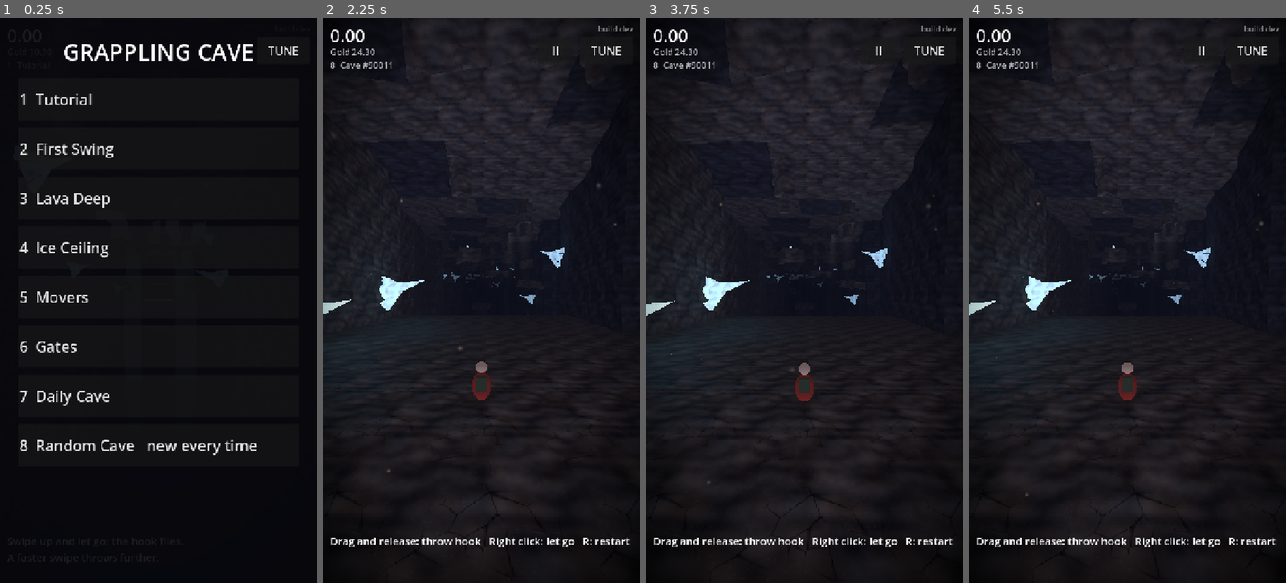
Above: before the commit, frames 1-4 (left to right).
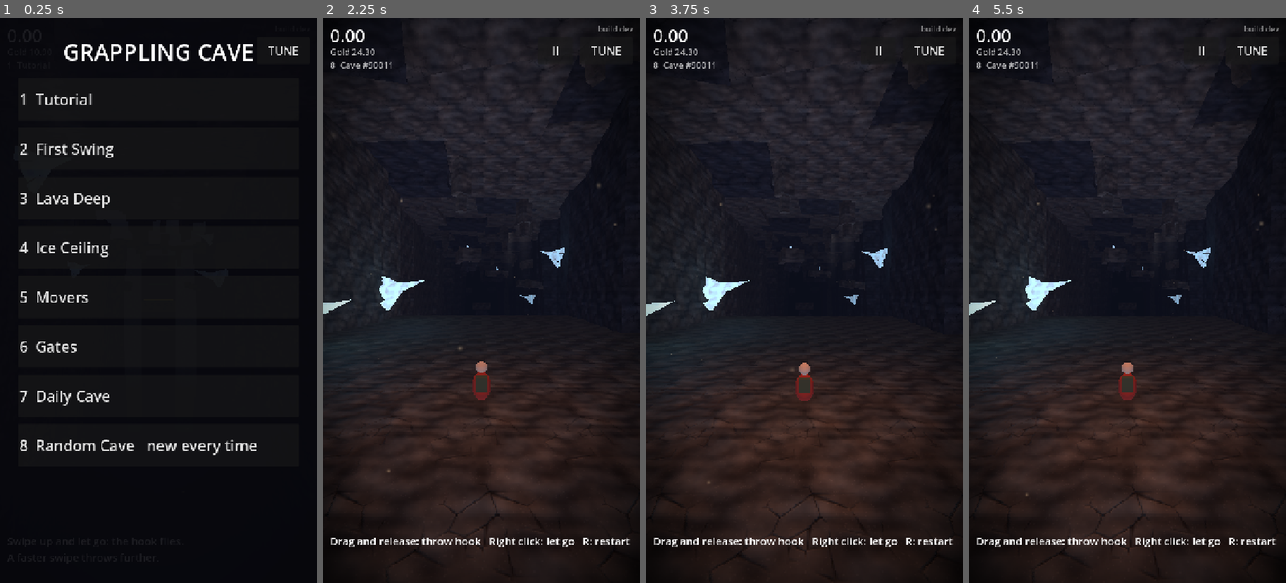
Above: after the commit, the same moments.

Repository: j4nric/Grappling-hook-app
Game: Godot game, scene res://scenes/main.tscn
Same seed, same stepped clock (60 frames per second), same inputs: the game is played once before the commit and once after it.
Inputs:
- Up to frame 1 (0.25 s): no input
- Up to frame 2 (2.25 s): click "8 Random Cave new every time" at 0.5 s; click "TUNE" at 1.25 s; click "Play" at 2 s
- Up to frame 3 (3.75 s): click "II" at 2.75 s; click "Restart" at 3.5 s
- Up to frame 4 (5.5 s): click "TUNE" at 4.25 s; click "Play" at 5 s

The runs differ from the first frame. In frame 2, 1.8% of the frame differs, in the area x 20-82%, y 44-92%; in frame 3, 7.2%, in the area x 10-87%, y 44-95%; in frame 4, 5.4%.

Commit message:
Leistung: Licht-LOD, Sichtweiten für Deko und Hallen, Leistungstest
Co-Authored-By: Claude Opus 5.5 <noreply@anthropic.com>
Claude-Session: https://claude.ai/code/session_01NprrisYecDf1UXiA34pvZx

Diff:
--- a/scenes/main.tscn
+++ b/scenes/main.tscn
@@ -12,6 +12,7 @@
 [ext_resource type="Script" path="res://scripts/pause_menu.gd" id="11_pause"]
 [ext_resource type="Script" path="res://scripts/speed_lines.gd" id="12_lines"]
 [ext_resource type="Script" path="res://scripts/music.gd" id="14_music"]
+[ext_resource type="Script" path="res://scripts/light_lod.gd" id="15_lod"]
 [ext_resource type="Texture2D" path="res://assets/textures/vignette.png" id="13_vignette"]
 
 [sub_resource type="Environment" id="env"]
@@ -68,6 +69,10 @@
 player = NodePath("../Player")
 game = NodePath("..")
 
+[node name="LightLod" type="Node" parent="." node_paths=PackedStringArray("camera")]
+script = ExtResource("15_lod")
+camera = NodePath("../CameraRig")
+
 [node name="CameraRig" type="Node3D" parent="." node_paths=PackedStringArray("target", "view_camera")]
 script = ExtResource("4_camera")
 target = NodePath("../Player")
--- a/scripts/cavern_builder.gd
+++ b/scripts/cavern_builder.gd
@@ -25,6 +25,10 @@
 const MOVER := preload("res://scripts/mover.gd")
 const FLICKER := preload("res://scripts/flicker.gd")
 const NO_HOOK_GROUP := "no_hook"
+## Beyond these distances (m) the fog has nearly swallowed things: they are
+## not drawn at all (props are small, a hall is long so it reaches further).
+const PROP_VISIBLE_RANGE := 120.0
+const HALL_VISIBLE_RANGE := 230.0
 
 ## Top of the ledges (start, checkpoints, finish).
 const LEDGE_Y := 0.0
@@ -193,6 +197,15 @@
 			_slab("rock", face, normal, along, float(prev.ceiling) - DEPTH_Y + 10.0, 8.0)
 
 
+## Stops drawing node (and its meshes) beyond `distance` from the camera.
+func _limit_range(node: Node, distance: float) -> void:
+	var meshes: Array = node.find_children("*", "GeometryInstance3D", true, false)
+	if node is GeometryInstance3D:
+		meshes.append(node)
+	for mesh: GeometryInstance3D in meshes:
+		mesh.visibility_range_end = distance
+
+
 ## A box whose big face (center `face`, outward `normal`) runs along `along`;
 ## `across` is its size in the third direction.
 func _slab(material: String, face: Vector3, normal: Vector3, along: Vector3, across: float, thick: float) -> void:
@@ -418,12 +431,14 @@
 	crystal.transform = Transform3D((spin * basis).scaled_local(Vector3.ONE * scale), pos)
 	var glow: OmniLight3D = crystal.get_node("Glow")
 	glow.omni_range *= sqrt(scale)
+	_limit_range(crystal, PROP_VISIBLE_RANGE)
 	_add(crystal, "Props/Crystal")
 
 
 func _shaft(top: Vector3) -> void:
 	var shaft: Node3D = SHAFT.instantiate()
 	shaft.position = top
+	_limit_range(shaft, PROP_VISIBLE_RANGE)
 	_add(shaft, "Props/Shaft")
 	var light := OmniLight3D.new()
 	light.light_color = Color(0.75, 0.82, 1.0)
@@ -455,6 +470,8 @@
 	box.material = mat
 	mesh.mesh = box
 	mesh.position = pos
+	# Markers are landmarks: visible further than other props.
+	mesh.visibility_range_end = HALL_VISIBLE_RANGE
 	if parent:
 		parent.add_child(mesh)
 	else:
@@ -528,6 +545,7 @@
 		var instance := MultiMeshInstance3D.new()
 		instance.multimesh = multimesh
 		instance.material_override = MATERIALS[material]
+		instance.visibility_range_end = HALL_VISIBLE_RANGE
 		instance.name = "Hall%d_%s" % [_hall, material]
 		geometry.add_child(instance)
 	_hall += 1
--- a/scripts/flicker.gd
+++ b/scripts/flicker.gd
@@ -6,6 +6,8 @@
 ## Flicker speed.
 @export var speed := 9.0
 
+## Set by LightLod: 0..1 while the light fades in or out with distance.
+var fade := 1.0
 var _base := 1.0
 var _time := 0.0
 var _seed := 0.0
@@ -18,8 +20,10 @@
 
 
 func _process(delta: float) -> void:
+	if not visible:
+		return
 	_time += delta * speed
 	var t := _time + _seed
 	# Two incommensurate waves: irregular, but smooth.
 	var wave := sin(t) * 0.6 + sin(t * 2.37 + 1.3) * 0.4
-	light_energy = _base * (1.0 + amount * wave)
+	light_energy = _base * fade * (1.0 + amount * wave)
--- a/scripts/game.gd
+++ b/scripts/game.gd
@@ -124,6 +124,7 @@
 	_record_id = Records.id(level_list[index], level)
 	_best = Records.best_time(_record_id)
 	restart()
+	$LightLod.track(level)
 	level_loaded.emit(level)
 
 
--- /dev/null
+++ b/scripts/light_lod.gd
@@ -0,0 +1,91 @@
+class_name LightLod
+extends Node
+## Keeps only the lights near the camera on. The caves have up to ~40 lights,
+## but the Compatibility renderer (web) lights each object with at most 8 and
+## every light costs time: far lights fade out, near ones fade in.
+
+## Node whose position counts (the camera rig).
+@export var camera: Node3D
+## Lights on at most at the same time ...
+@export var max_lights := 10
+## ... and only within this distance (m).
+@export var max_distance := 90.0
+## How fast a light fades in or out (1/s).
+@export var fade_speed := 4.0
+## Seconds between re-sorting the lights.
+@export var update_interval := 0.1
+
+var _lights: Array[Light3D] = []
+## Light -> target fade (0 or 1).
+var _targets := {}
+var _clock := 0.0
+
+
+## Takes over the lights of a newly loaded level.
+func track(root: Node) -> void:
+	_lights.clear()
+	_targets.clear()
+	for node in root.find_children("*", "Light3D", true, false):
+		var light := node as Light3D
+		if not light.has_meta("lod_base"):
+			light.set_meta("lod_base", light.light_energy)
+		_lights.append(light)
+		_set_fade(light, 0.0)
+	_clock = update_interval
+	_update_targets()
+	# Start at the right state, no fade-in on load.
+	for light in _lights:
+		_set_fade(light, _targets.get(light, 0.0))
+
+
+func active_count() -> int:
+	var count := 0
+	for light in _lights:
+		if is_instance_valid(light) and light.visible:
+			count += 1
+	return count
+
+
+func _process(delta: float) -> void:
+	_clock += delta
+	if _clock >= update_interval:
+		_clock = 0.0
+		_update_targets()
+	var k := minf(1.0, fade_speed * delta)
+	for light in _lights:
+		if not is_instance_valid(light):
+			continue
+		var current := _fade_of(light)
+		var target: float = _targets.get(light, 0.0)
+		if not is_equal_approx(current, target):
+			_set_fade(light, move_toward(current, target, k))
+
+
+func _update_targets() -> void:
+	if camera == null or _lights.is_empty():
+		return
+	var origin := camera.global_position
+	var near: Array = []
+	for light in _lights:
+		if not is_instance_valid(light) or not light.is_inside_tree():
+			continue
+		var d := light.global_position.distance_to(origin)
+		if d <= max_distance:
+			near.append([d, light])
+	near.sort_custom(func(a: Array, b: Array) -> bool: return a[0] < b[0])
+	_targets.clear()
+	for i in mini(max_lights, near.size()):
+		_targets[near[i][1]] = 1.0
+
+
+func _fade_of(light: Light3D) -> float:
+	return light.get_meta("lod_fade", 1.0)
+
+
+func _set_fade(light: Light3D, value: float) -> void:
+	light.set_meta("lod_fade", value)
+	light.visible = value > 0.001
+	if "fade" in light:
+		light.fade = value
+	else:
+		light.light_energy = float(light.get_meta("lod_base")) * value
--- /dev/null
+++ b/tests/test_performance.gd
@@ -0,0 +1,53 @@
+extends "res://tests/test_case.gd"
+## Performance guards: only the nearest lights are on, far props and halls are
+## not drawn, caves build fast.
+
+const MAX_BUILD_MS := 60.0
+
+
+func run() -> void:
+	levels = Levels.with_procedural()
+	for path in levels:
+		var start := Time.get_ticks_usec()
+		var level := Levels.instantiate(path)
+		level.build()
+		var ms := (Time.get_ticks_usec() - start) / 1000.0
+		check(ms < MAX_BUILD_MS, "%s builds in %.1f ms" % [path.get_file(), ms])
+		var props := level.get_node("Props").find_children("*", "GeometryInstance3D", true, false)
+		var limited := props.filter(func(g: GeometryInstance3D) -> bool: return g.visibility_range_end > 0.0)
+		check(limited.size() == props.size(), "%s: every prop has a draw distance" % path.get_file())
+		var halls := level.get_node("Geometry").find_children("*", "MultiMeshInstance3D", false, false)
+		check(halls.all(func(h: MultiMeshInstance3D) -> bool: return h.visibility_range_end > 0.0), "%s: halls have a draw distance" % path.get_file())
+		level.free()
+
+	# Light LOD in the busiest level (Gates: ~38 lights).
+	level_index = level_named("level_05")
+	await load_main()
+	var lod: LightLod = main.get_node("LightLod")
+	await wait_frames(30)
+	var total: int = main.level.find_children("*", "Light3D", true, false).size()
+	check(total > lod.max_lights, "the level has more lights than the limit (%d)" % total)
+	check(lod.active_count() <= lod.max_lights, "at most %d lights are on (%d of %d)" % [lod.max_lights, lod.active_count(), total])
+	var start_light := _nearest_light(main.level.start_position())
+	check(start_light.visible, "the light next to the start is on")
+	var far_light := _farthest_light(main.level.start_position())
+	check(not far_light.visible, "the farthest light is off")
+	# Moving on switches lights: the far one comes on, the start one goes.
+	player().global_position = far_light.global_position + Vector3(0, -2, 6)
+	player().reset_physics_interpolation()
+	await wait_frames(90)
+	check(far_light.visible, "lights ahead come on as the player gets there")
+	check(not start_light.visible or start_light.global_position.distance_to(far_light.global_position) < lod.max_distance, "lights behind go off")
+	check(lod.active_count() <= lod.max_lights, "still at most %d lights on" % lod.max_lights)
+
+
+func _nearest_light(at: Vector3) -> Light3D:
+	var lights: Array[Node] = main.level.find_children("*", "Light3D", true, false)
+	lights.sort_custom(func(a: Node, b: Node) -> bool: return (a as Light3D).global_position.distance_to(at) < (b as Light3D).global_position.distance_to(at))
+	return lights[0]
+
+
+func _farthest_light(at: Vector3) -> Light3D:
+	var lights: Array[Node] = main.level.find_children("*", "Light3D", true, false)
+	lights.sort_custom(func(a: Node, b: Node) -> bool: return (a as Light3D).global_position.distance_to(at) > (b as Light3D).global_position.distance_to(at))
+	return lights[0]
Not shown: 1 places in scenes/main.tscn that only renumber resources
Not shown, added: scripts/light_lod.gd.uid
Not shown, added: tests/test_performance.gd.uid
Not shown, changed: CLAUDE.md
Not shown, changed: docs/next-steps.md
Not shown, changed: docs/roadmap.md
